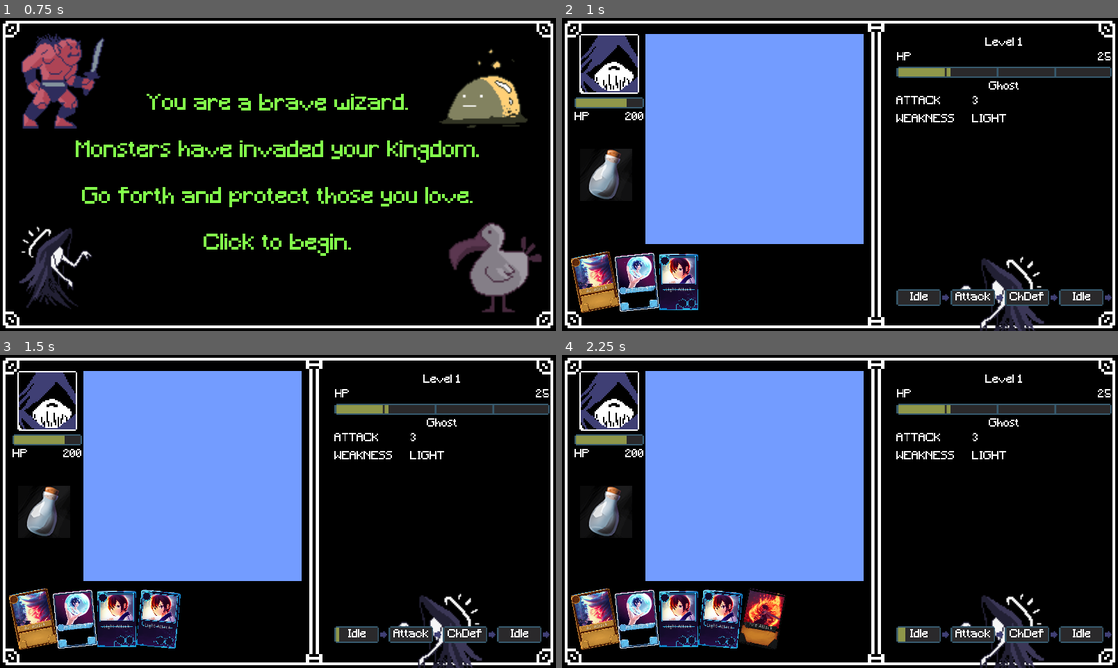
Above: before the commit, frames 1-4 (two rows, left to right).
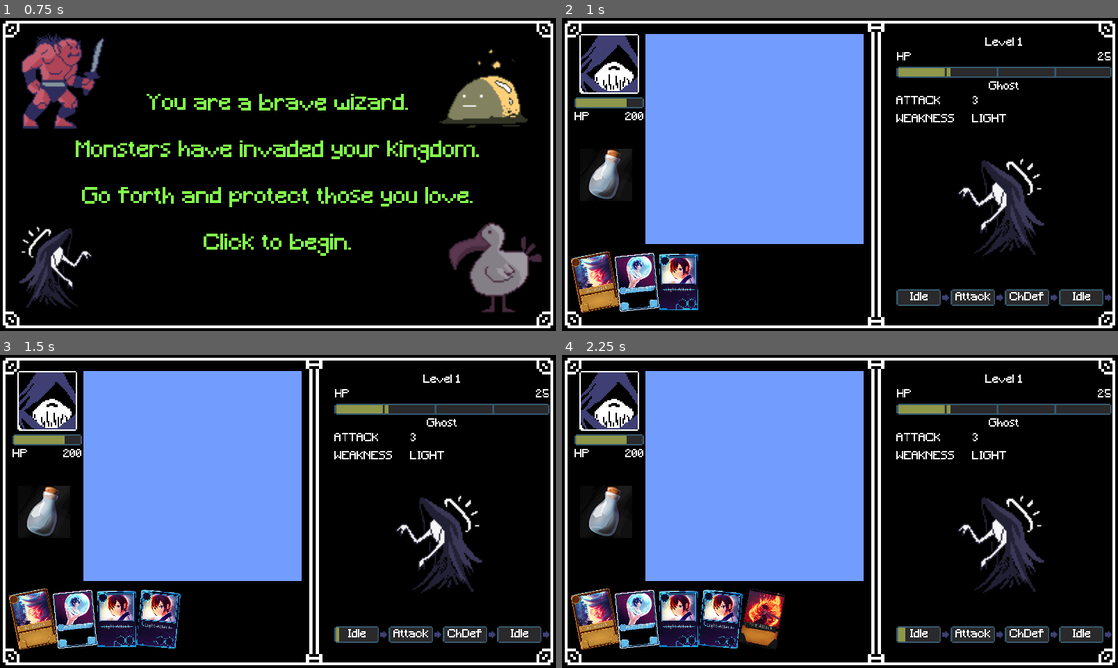
Above: after the commit, the same moments.

Repository: AndrewWilkinson88/LudumDare51
Game: Godot game, scene res://SplashScreen.tscn
Two runs of this game, one before a commit and one after it. Both use one fixed random seed, a clock stepped at 60 frames per second and the inputs below.
Inputs (mouse positions are in pixels of both pictures, inside the frame that each line leads up to):
- Up to frame 1 (0.75 s): tap Enter (start_game) at 0.5, 0.6 s; move the mouse to (400, 158) at 0.52 s; hold Right (move_right) from 0.53 s (still down); click (400, 158) at 0.67 s
- Up to frame 2 (1 s): keep holding Right (move_right); tap Space at 0.77 s
- Up to frame 3 (1.5 s): release Right (move_right) at 1.25 s; tap Enter (start_game) at 1.25 s; drag from (166, 527) to (250, 574) at 1.27 s
- Up to frame 4 (2.25 s): tap Enter (start_game) at 2, 2.1 s; move the mouse to (895, 442) at 2.02 s; hold Right (move_right) from 2.03 s (still down); click (895, 442) at 2.17 s

Frame 1 is identical in both runs. In frame 2, 3.2% of the frame differs, in the area x 71-87%, y 44-100%; in frame 3, 3.2%; in frame 4, 3.2%.

Commit message:
Fix enemy position Add some Dazzle to the Picross Puzzles

Diff:
--- a/BattleScene.gd
+++ b/BattleScene.gd
@@ -75,8 +75,8 @@
 	current_monster.init(encounter)
 	monster_timer = current_monster.get_node("MonsterActionTimer")
 	monster_name.text = encounter.encounterName
-	current_monster.position.x = monster_container.rect_position.x + sprite_rect.size.x / 2
-	current_monster.position.y = monster_container.rect_position.y + sprite_rect.size.y / 2
+	current_monster.position.x = sprite_rect.size.x / 2
+	current_monster.position.y = sprite_rect.size.y / 2
 
 	current_monster.connect("monster_weakness_change", self, "_onMonsterWeaknessChange")
 	_onMonsterWeaknessChange()
--- a/picross/PicrossCell.gd
+++ b/picross/PicrossCell.gd
@@ -23,7 +23,9 @@
 	add_child(cell)
 
 	overlay = Sprite.new()
-	overlay.centered = false
+	overlay.position.x += 16
+	overlay.position.y += 16
+	#overlay.centered = false
 	overlay.texture = null
 	add_child(overlay)
 	pass
@@ -35,8 +37,23 @@
 	if(curState == cellState):
 		return false
 	curState = cellState
-	setOverlay(curState)
+	animateOverlay(cellState)
+	#setOverlay(curState)
 	return true
+
+func animateOverlay(cellState):
+	var tween = create_tween().set_trans(Tween.TRANS_QUINT).set_ease(Tween.EASE_OUT)
+#	if(overlay.texture != null):
+#		tween.tween_property(overlay, "scale", Vector2(2,2), .25)
+#		tween.parallel().tween_property(overlay, "modulate", Color(1,1,1,0), .25)
+#		tween.tween_callback(self, "setOverlay", [cellState])
+#	else:
+	overlay.scale = Vector2(.1,.1)
+	overlay.modulate = Color(1,1,1,0)
+	setOverlay(cellState)
+	tween.tween_property(overlay, "scale", Vector2(1,1), .25)
+	tween.parallel().tween_property(overlay, "modulate", Color(1,1,1,1), .25)
+
 
 func setOverlay(cellState ):
 	if(cellState == CELL_STATE.UNDEFINED):
--- a/picross/PicrossPuzzle.gd
+++ b/picross/PicrossPuzzle.gd
@@ -3,6 +3,14 @@
 class_name PicrossPuzzle
 
 signal complete_puzzle
+
+
+enum VALIDATION_STATE {INCOMPLETE , GOOD, BAD}
+
+var INCOMPLETE_COLOR = Color(1,1,1)
+var GOOD_COLOR = Color(.6,1,0)
+var BAD_COLOR = Color(.8,0,0)
+
 
 var THRESHOLD : float = .1
 var UI_OFFSET : int = 120
@@ -60,10 +68,10 @@
 
 	columnCorrectness = []
 	for i in puzzleWidth:
-		columnCorrectness.append(false)
+		columnCorrectness.append(VALIDATION_STATE.INCOMPLETE )
 	rowCorrectness = []
 	for i in puzzleHeight:
-		rowCorrectness.append(false)
+		rowCorrectness.append(VALIDATION_STATE.INCOMPLETE)
 
 	var c : Color
 	var chainCounter :int  = 0
@@ -141,7 +149,7 @@
 
 		if columnPicrossValues[x].size() == 0:
 			label.text += "-"
-			columnCorrectness[x] = true;
+			columnCorrectness[x] = VALIDATION_STATE.GOOD;
 
 		for y in columnPicrossValues[x].size():
 			label.text += str(columnPicrossValues[x][y])
@@ -171,6 +179,7 @@
 	pass
 
 func _checkRowCorrectness(y):
+	var tooFew = false
 	var chainCounter : int  = 0
 	var picrossRuleIndex : int = 0
 	for x in puzzleWidth:
@@ -178,16 +187,20 @@
 			chainCounter +=1
 
 		if chainCounter > 0 && (picrossField[x][y].getState() != PicrossCell.CELL_STATE.YES || x == puzzleWidth-1) :
-			if picrossRuleIndex >= rowPicrossValues[y].size() || rowPicrossValues[y][picrossRuleIndex] != chainCounter:
-				return false
+			if picrossRuleIndex >= rowPicrossValues[y].size() || rowPicrossValues[y][picrossRuleIndex] < chainCounter:
+				return VALIDATION_STATE.BAD
+			elif rowPicrossValues[y][picrossRuleIndex] > chainCounter:
+				tooFew = true
+				continue
 			else:
 				chainCounter = 0;
 				picrossRuleIndex +=1
-	if picrossRuleIndex != rowPicrossValues[y].size():
-		return false
-	return true
+	if picrossRuleIndex != rowPicrossValues[y].size() or tooFew:
+		return VALIDATION_STATE.INCOMPLETE
+	return VALIDATION_STATE.GOOD
 
 func _checkColumnCorrectness(x):
+	var tooFew = false
 	var chainCounter : int  = 0
 	var picrossRuleIndex : int = 0
 	for y in puzzleHeight:
@@ -195,15 +208,17 @@
 			chainCounter +=1
 
 		if chainCounter > 0 && (picrossField[x][y].getState() != PicrossCell.CELL_STATE.YES || y == puzzleHeight-1) :
-			if picrossRuleIndex >= columnPicrossValues[x].size() || columnPicrossValues[x][picrossRuleIndex] != chainCounter:
-				return false
+			if picrossRuleIndex >= columnPicrossValues[x].size() || columnPicrossValues[x][picrossRuleIndex] < chainCounter:
+				return VALIDATION_STATE.BAD
+			elif columnPicrossValues[x][picrossRuleIndex] > chainCounter:
+				tooFew = true
+				continue
 			else:
 				chainCounter = 0;
 				picrossRuleIndex +=1
-	if picrossRuleIndex != columnPicrossValues[x].size():
-		#print("picross rule index : " + str(picrossRuleIndex) + "   column size : " + str(columnPicrossValues[x].size()))
-		return false
-	return true
+	if picrossRuleIndex != columnPicrossValues[x].size() or tooFew:
+		return VALIDATION_STATE.INCOMPLETE
+	return VALIDATION_STATE.GOOD
 
 
 ### INPUT HANDLING!  ############################
@@ -247,27 +262,31 @@
 	var prevRowCorrectness = rowCorrectness[y]
 	rowCorrectness[y] =  _checkRowCorrectness(y)
 
-	if !prevRowCorrectness and  rowCorrectness[y] :
-		rowLabels[y].add_color_override("font_color", Color(0,.8,0))
-	elif prevRowCorrectness and  !rowCorrectness[y] :
-		rowLabels[y].add_color_override("font_color", Color(1,1,1))
-
-	if !prevColumnCorrectness and  columnCorrectness[x] :
-		columnLabels[x].add_color_override("font_color", Color(0,.8,0))
-	elif prevColumnCorrectness and !columnCorrectness[x] :
-		columnLabels[x].add_color_override("font_color", Color(1,1,1))
-
-	if(( !prevRowCorrectness or !prevColumnCorrectness) and columnCorrectness[x] and rowCorrectness[y]):
+	if rowCorrectness[y] == VALIDATION_STATE.GOOD:
+		rowLabels[y].add_color_override("font_color", GOOD_COLOR)
+	elif rowCorrectness[y]  == VALIDATION_STATE.INCOMPLETE:
+		rowLabels[y].add_color_override("font_color", INCOMPLETE_COLOR)
+	else :
+		rowLabels[y].add_color_override("font_color", BAD_COLOR)
+
+	if columnCorrectness[x]  == VALIDATION_STATE.GOOD:
+		columnLabels[x].add_color_override("font_color", GOOD_COLOR)
+	elif columnCorrectness[x] == VALIDATION_STATE.INCOMPLETE:
+		columnLabels[x].add_color_override("font_color", INCOMPLETE_COLOR)
+	else :
+		columnLabels[x].add_color_override("font_color", BAD_COLOR)
+
+	if(columnCorrectness[x] == VALIDATION_STATE.GOOD and rowCorrectness[y] == VALIDATION_STATE.GOOD):
 		if(_checkFullCorrectness()):
 			_win()
 	pass
 
 func _checkFullCorrectness():
 	for c in columnCorrectness :
-		if !c:
+		if c == VALIDATION_STATE.GOOD:
 			return false
 	for r in rowCorrectness :
-		if !r:
+		if r == VALIDATION_STATE.GOOD:
 			return false
 	return true
 
